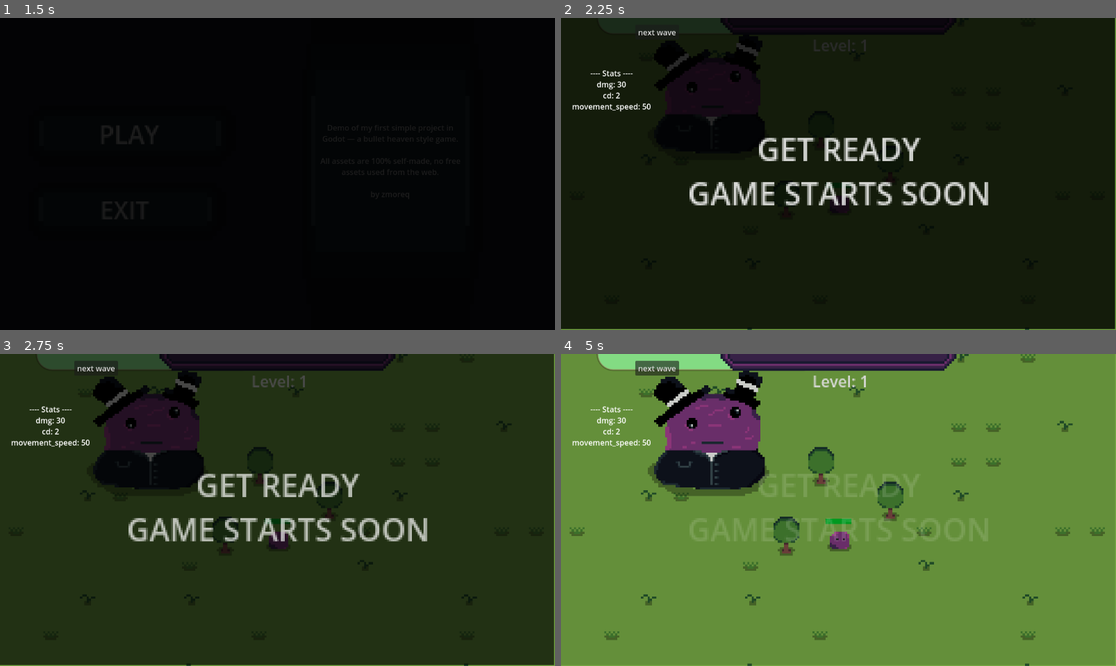
Above: before the commit, frames 1-4 (two rows, left to right).
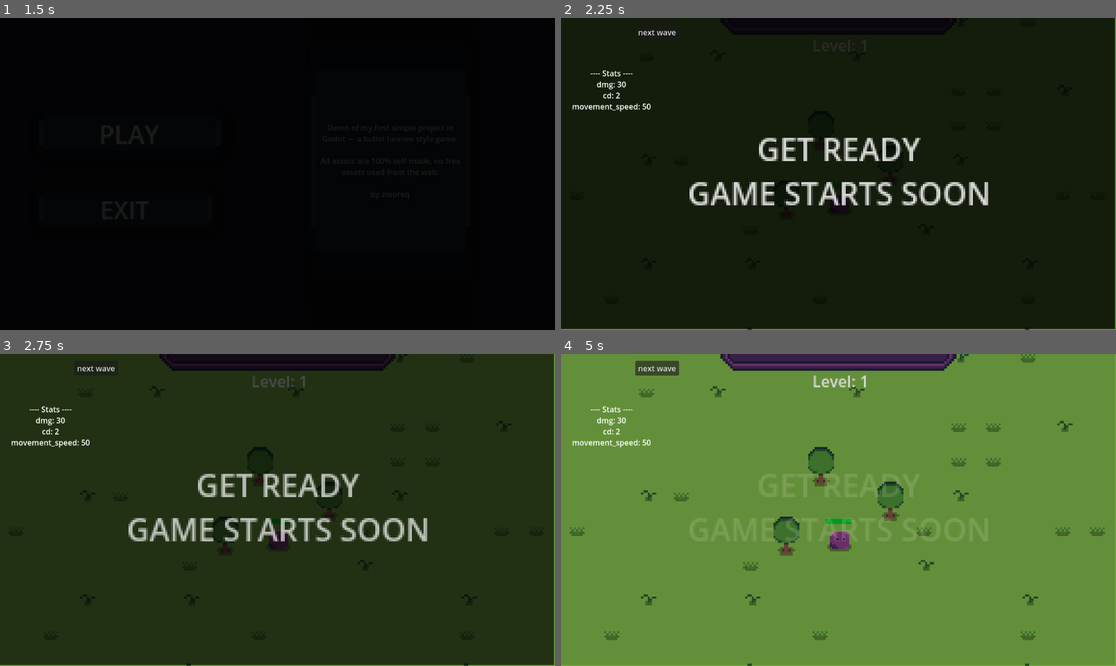
Above: after the commit, the same moments.

Repository: zmoreq/MiniProjectGodot-1-
Game: Godot game, scene res://scenes/menu.tscn
Same seed, same stepped clock (60 frames per second), same inputs: the game is played once before the commit and once after it.
Inputs (mouse positions are in pixels of both pictures, inside the frame that each line leads up to):
- Up to frame 1 (1.5 s): click "PLAY" at 0.5 s; click "PLAY" at 1.25 s
- Up to frame 2 (2.25 s): tap Enter at 2 s; move the mouse to (960, 158) at 2.02 s; hold D (move_right) from 2.03 s (still down); tap Space (attack) at 2.1 s
- Up to frame 3 (2.75 s): keep holding D (move_right)
- Up to frame 4 (5 s): tap Space (attack) at 2.75, 2.85, 3.6, 4.25, 4.35 s; move the mouse to (727, 525) at 2.77 s; release D (move_right) at 2.78 s; hold S (move_down) 2.78-3.53 s; tap Enter at 3.5 s; move the mouse to (894, 441) at 3.52 s; hold D (move_right) 3.53-4.28 s; move the mouse to (810, 572) at 4.27 s; hold W (move_up) from 4.28 s (still down)

Frame 1 is identical in both runs. In frame 2, 3.1% of the frame differs, in the area x 16-37%, y 5-44%; in frame 3, 6.8%; in frame 4, 7.7%, in the area x 6-38%, y 0-46%.

Commit message:
Balancing enemies + working on miniboss

Diff:
--- a/scenes/blue_enemy.tscn
+++ b/scenes/blue_enemy.tscn
@@ -45,12 +45,13 @@
 radius = 5.0
 
 [sub_resource type="CircleShape2D" id="CircleShape2D_2gm4t"]
-radius = 14.0
+radius = 17.0
 
 [node name="Blue Enemy" type="CharacterBody2D" groups=["Enemy"]]
 collision_mask = 2
 script = ExtResource("1_2gm4t")
 health = 36
+damage = 15
 
 [node name="AnimatedSprite2D" type="AnimatedSprite2D" parent="."]
 sprite_frames = SubResource("SpriteFrames_5gmkd")
--- a/scenes/enemy_boss.tscn
+++ b/scenes/enemy_boss.tscn
@@ -1,6 +1,7 @@
 [gd_scene load_steps=12 format=3 uid="uid://bvobcq4mvd2f7"]
 
 [ext_resource type="Texture2D" uid="uid://chmjjep00ttx3" path="res://sprites/boss.png" id="1_5xr4n"]
+[ext_resource type="Script" uid="uid://c76useoivya8k" path="res://scripts/enemy/miniboss.gd" id="1_xu5hf"]
 
 [sub_resource type="AtlasTexture" id="AtlasTexture_xu5hf"]
 atlas = ExtResource("1_5xr4n")
@@ -49,10 +50,6 @@
 radius = 11.0
 height = 56.0
 
-[sub_resource type="CapsuleShape2D" id="CapsuleShape2D_xu5hf"]
-radius = 27.0
-height = 86.0
-
 [sub_resource type="StyleBoxFlat" id="StyleBoxFlat_5xr4n"]
 bg_color = Color(1, 0.425788, 0.357085, 1)
 corner_radius_top_left = 30
@@ -68,28 +65,32 @@
 corner_radius_bottom_right = 30
 corner_radius_bottom_left = 30
 
-[node name="Enemy Boss" type="CharacterBody2D"]
+[node name="MiniBoss" type="CharacterBody2D"]
+script = ExtResource("1_xu5hf")
+
+[node name="Area2D" type="Area2D" parent="."]
+position = Vector2(1, 15)
+
+[node name="CollisionPolygon2D" type="CollisionPolygon2D" parent="Area2D"]
+visible = false
+polygon = PackedVector2Array(-8.58307e-06, 4, 1.14441e-05, -5, 120, -30, 120, 30)
+
+[node name="Polygon2D" type="Polygon2D" parent="Area2D"]
+color = Color(1, 0.0392157, 0.027451, 0.415686)
+polygon = PackedVector2Array(-8.58307e-06, 4, 9.53674e-06, -4, 120, -30, 120, 30)
+uv = PackedVector2Array(-24.1644, -35.8167, 547.78, -135.642, 560.749, 139.294)
 
 [node name="AnimatedSprite2D" type="AnimatedSprite2D" parent="."]
 sprite_frames = SubResource("SpriteFrames_1ofvn")
 autoplay = "default"
-frame_progress = 0.485708
+frame_progress = 0.91903
 
 [node name="CollisionShape2D" type="CollisionShape2D" parent="."]
 position = Vector2(0, 17)
 rotation = -1.5708
 shape = SubResource("CapsuleShape2D_5xr4n")
 
-[node name="Attacks" type="Node" parent="."]
-
-[node name="Area2D" type="Area2D" parent="Attacks"]
-
-[node name="CollisionShape2D" type="CollisionShape2D" parent="Attacks/Area2D"]
-position = Vector2(0, 17)
-rotation = -1.5708
-shape = SubResource("CapsuleShape2D_xu5hf")
-
-[node name="ProgressBar" type="ProgressBar" parent="."]
+[node name="Health Bar" type="ProgressBar" parent="."]
 offset_left = -51.0
 offset_top = -44.0
 offset_right = 85.0
--- a/scenes/game.tscn
+++ b/scenes/game.tscn
@@ -8,7 +8,6 @@
 [ext_resource type="Texture2D" uid="uid://cdk6jlqifo57s" path="res://sprites/level-bar-progress.png" id="6_400sg"]
 [ext_resource type="Script" uid="uid://chgpfk08uqsqa" path="res://scripts/managers/level_manager.gd" id="7_400sg"]
 [ext_resource type="Script" uid="uid://caq4gg3abouij" path="res://scripts/managers/enemy_manager.gd" id="8_gee14"]
-[ext_resource type="PackedScene" uid="uid://bvobcq4mvd2f7" path="res://scenes/enemy_boss.tscn" id="9_g4kob"]
 
 [sub_resource type="TileSetAtlasSource" id="TileSetAtlasSource_400sg"]
 texture = ExtResource("2_cpr0p")
@@ -255,9 +254,6 @@
 [node name="Wave Timer" type="Timer" parent="Enemy Manager"]
 wait_time = 2.0
 
-[node name="Enemy Boss" parent="." instance=ExtResource("9_g4kob")]
-position = Vector2(70, 47)
-
 [connection signal="died" from="Player" to="." method="_on_player_died"]
 [connection signal="pressed" from="UI/debug button" to="UI/debug button" method="_on_pressed"]
 [connection signal="lvled_up" from="Level Manager" to="Player" method="_on_level_manager_lvled_up"]
--- a/scenes/pause_screen.tscn
+++ b/scenes/pause_screen.tscn
@@ -40,6 +40,7 @@
 texture_normal = ExtResource("1_gchx3")
 
 [node name="RichTextLabel" type="RichTextLabel" parent="VBoxContainer/Exit Button"]
+layout_mode = 0
 offset_right = 103.0
 offset_bottom = 28.0
 scale = Vector2(0.4, 0.4)
--- a/scenes/red_enemy.tscn
+++ b/scenes/red_enemy.tscn
@@ -46,11 +46,12 @@
 radius = 5.0
 
 [sub_resource type="CircleShape2D" id="CircleShape2D_faa20"]
+radius = 14.0
 
 [node name="Red Enemy" type="CharacterBody2D" groups=["Enemy"]]
 collision_mask = 2
 script = ExtResource("1_faa20")
-damage = 30
+damage = 40
 
 [node name="AnimatedSprite2D" type="AnimatedSprite2D" parent="."]
 sprite_frames = SubResource("SpriteFrames_5gmkd")
--- /dev/null
+++ b/scripts/enemy/miniboss.gd
@@ -0,0 +1,37 @@
+extends CharacterBody2D
+class_name MiniBoss
+
+@onready var health_bar: ProgressBar = $"Health Bar"
+@onready var animated_sprite_2d: AnimatedSprite2D = $AnimatedSprite2D
+signal boss_died
+
+@export var stats = {
+	"health" : 500.0,
+	"damage" : 30.0,
+	"max_health" : 500.0
+}
+
+var is_alive : bool = true
+
+func _ready() -> void:
+	update_health()
+
+func _physics_process(delta: float) -> void:
+	if is_alive:
+		move_and_slide()
+
+func _process(delta: float) -> void:
+	pass
+
+func update_health():
+	health_bar.value = stats["health"] * health_bar.max_value / stats["max_health"]
+	if stats["health"] <= 0:
+		die()
+
+func take_damage(amount):
+	stats["health"] -= amount
+	update_health()
+
+func die():
+	is_alive = false
+	emit_signal("boss_died")
Not shown: 1 places in scenes/game.tscn that only renumber resources
Not shown, added: scripts/enemy/miniboss.gd.uid
